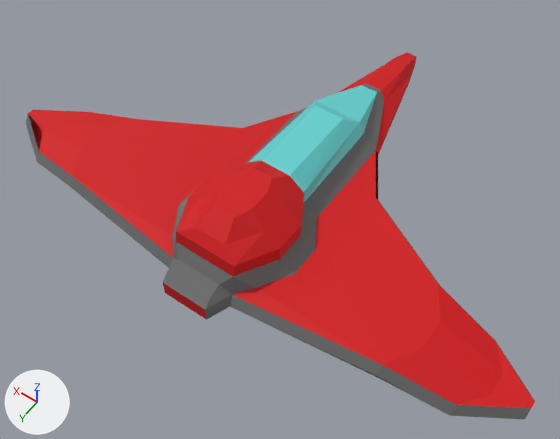
Renders of the OBJ model assets/models/ship.obj from each side of a commit.
Both versions are drawn from a 50 mm lens placed at (-8.76, 10.57, 18.09), pointed at (-0.26, -1.32, -0.6). Every picture has the same lights, and +X, +Y and +Z are marked at lower left. Where no turn or scale is listed for an object, it has been applied to the vertices. Vertices at the same position are counted once.

Names of what the first picture shows: 'ship_Plane'.
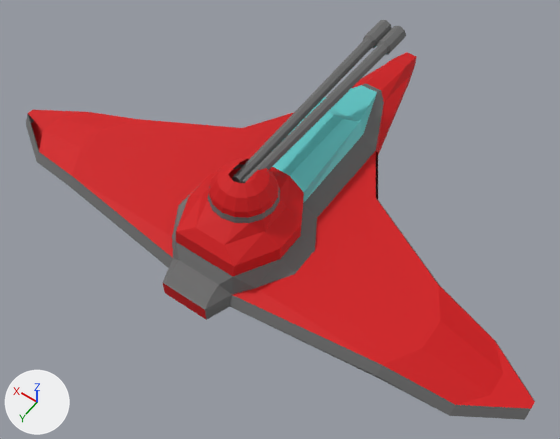
The newer file is also rescaled (x1.5), turned or shifted as a whole; pictures and numbers use the older file's frame.

Pixel boxes (x1, y1, x2, y2) of what changed, in the pictures (560 x 439 px):
'ship_Plane', reshaped
    before: (26, 52, 535, 419)
    after: (26, 52, 535, 420)
'shotgun_Cube.001_Cube.002', added
    after: (232, 20, 406, 183)
'turret_Plane.001', added (red)
    after: (208, 158, 280, 223)
    faces in mat_ship (red #d10008): (209, 158, 279, 218)
    faces in mat_outline (dark grey #6d6d6d): (208, 164, 280, 223)
part 1 of me_ship_plane, built on
    before: (196, 161, 290, 245)
    after: (195, 167, 289, 245)

Diff of the bpy script that builds the scene:
```diff
--- a/assets/models/ship.obj.py
+++ b/assets/models/ship.obj.py
@@ me_ship_plane @@
 # used by ob_ship_plane; location = (0.0, 0.0, 0.0)
-me_ship_plane.from_pydata(...)  # 168 vertices, 190 faces; spans x -9.1..9.1, y -9.8..2.8, z -0.8..1.8
+me_ship_plane.from_pydata(...)  # 176 vertices, 203 faces; spans x -9.1..9.1, y -9.8..2.8, z -0.8..1.7
+# me_ship_plane part 1
+# 4 vertices are removed from x -0.5..0.6, y -0.3..0.4, z 1.8
+# 11 faces are deleted
+# 4 vertices move from x -0.3..0.4, y -0.8..0.9, z 1.8 to x -0.4..0.4, y -0.9..0.9, z 1.7
+# 12 vertices are added at x -1.0..1.0, y -1.0..1.0, z 1.7
+# 24 new faces join them, mat_ship (red #d10008)
 me_ship_plane.materials.append(mat_ship)
@@ me_turret_plane_001 @@
+me_turret_plane_001.from_pydata(...)  # 83 vertices, 68 faces; spans x -0.99..1.01, y -1.03..0.97, z 2.0..2.95
+# faces by material slot: [52, 16]
+me_turret_plane_001.materials.append(mat_ship)  # red #d10008
+me_turret_plane_001.materials.append(mat_outline)  # dark grey #6d6d6d
@@ me_shotgun_cube_001_cube_002 @@
+me_shotgun_cube_001_cube_002.from_pydata(...)  # 64 vertices, 52 faces; spans x -0.51..0.51, y -7.85..0.1, z 2.34..2.85
+me_shotgun_cube_001_cube_002.materials.append(mat_outline)  # dark grey #6d6d6d
@@ ob_turret_plane_001 @@
+ob_turret_plane_001 = bpy.data.objects.new('turret_Plane.001', me_turret_plane_001)
+ob_turret_plane_001.location = (-0.01, 0.03, -0.31)
@@ ob_shotgun_cube_001_cube_002 @@
+ob_shotgun_cube_001_cube_002 = bpy.data.objects.new('shotgun_Cube.001_Cube.002', me_shotgun_cube_001_cube_002)
+ob_shotgun_cube_001_cube_002.location = (-0.01, 0.03, -0.31)
```
